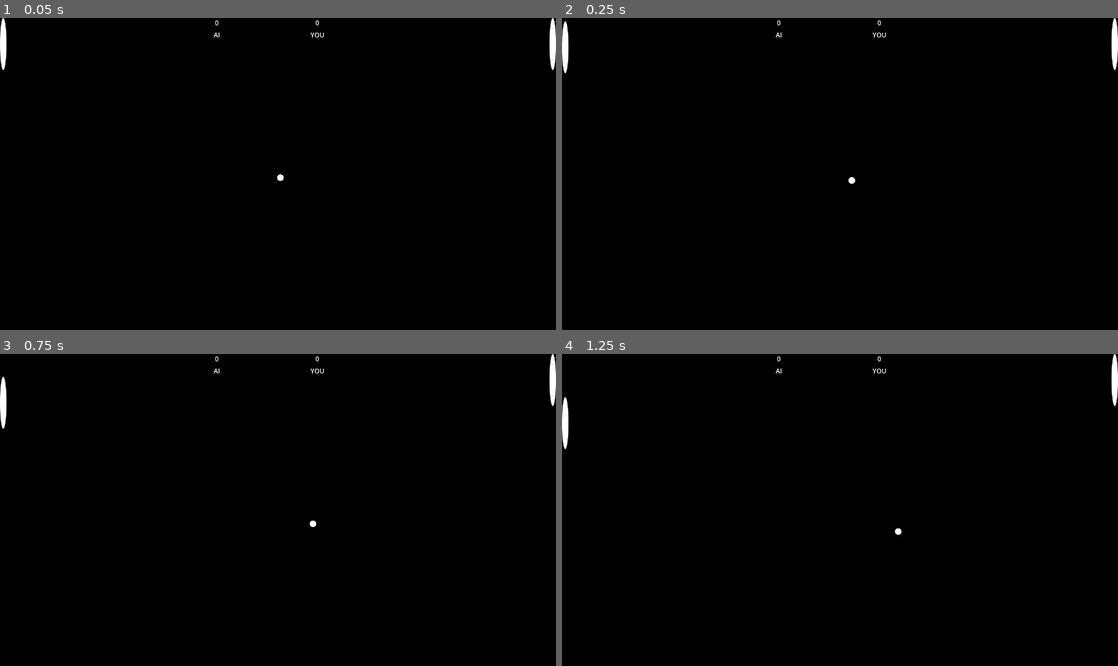
Above: before the commit, frames 1-4 (two rows, left to right).
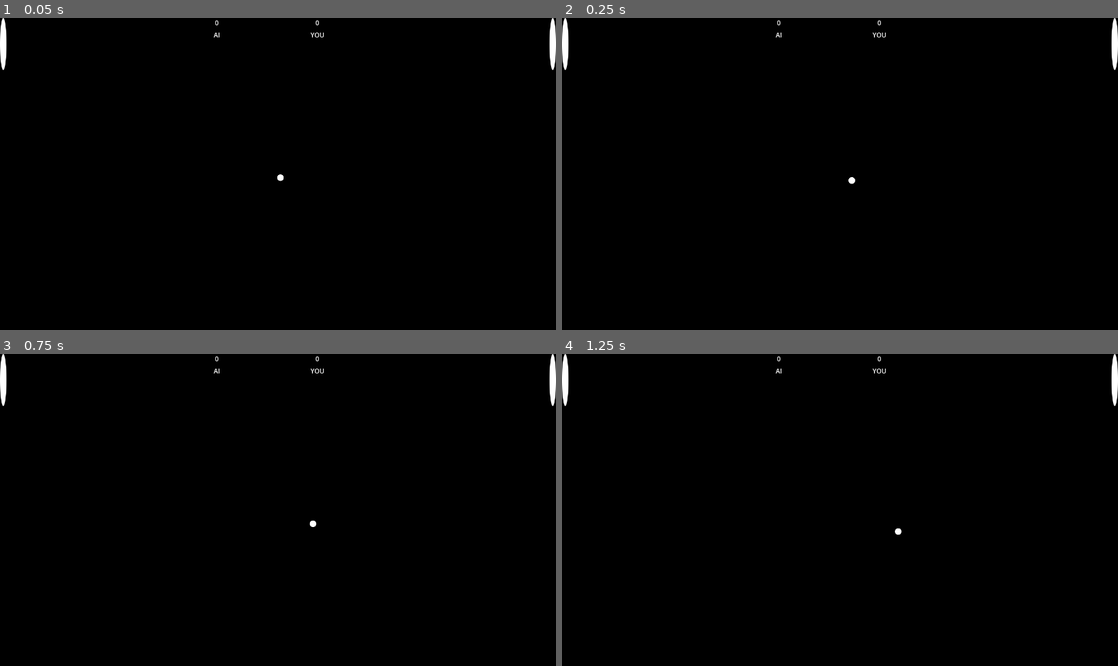
Above: after the commit, the same moments.

Repository: chaos-yeeter/pong
Game: Godot game, scene res://scenes/level.tscn
The game is run twice, just before and just after one commit, with the same random seed, the same clock (stepped at 60 frames per second) and the same inputs.
Inputs:
- Up to frame 1 (0.05 s): no input
- Up to frame 2 (0.25 s): no input
- Up to frame 3 (0.75 s): hold K (move_up) from 0.53 s (still down)
- Up to frame 4 (1.25 s): keep holding K (move_up)

Frame 1 is identical in both runs. In frame 2, less than 0.1% of the frame differs, in the area x 0-2%, y 0-18%; in frame 3, 0.2%; in frame 4, 0.3%, in the area x 0-2%, y 0-31%.

Commit message:
ref(ball)!: Emit new position only on collisions

Diff:
--- a/scripts/ball_movement.gd
+++ b/scripts/ball_movement.gd
@@ -21,7 +21,5 @@
 	if collision_info:
 		velocity = velocity.bounce(collision_info.get_normal())
 		move_and_collide(velocity * delta)
-	# emit position once every few frames so that others (e.g. ai) can react to
-	# it
-	if Engine.get_frames_drawn() % 10 == 0:
+		# emit position on every collision
 		Signals.ball_position_changed.emit(self.get_position(), self.get_velocity())
